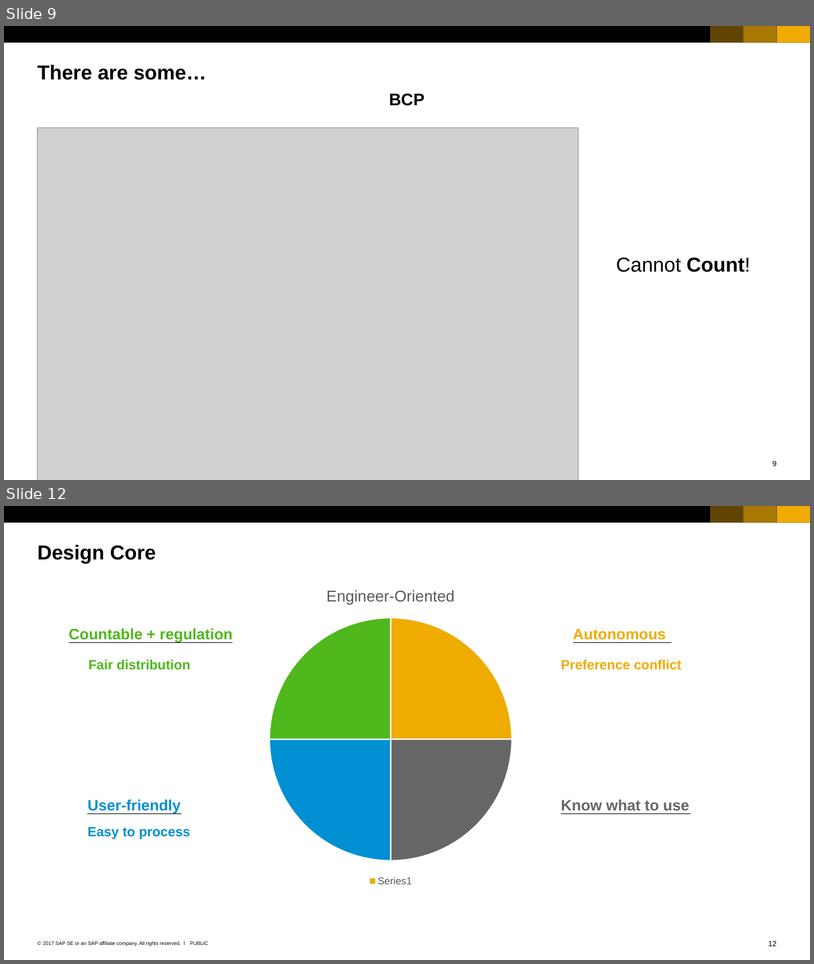
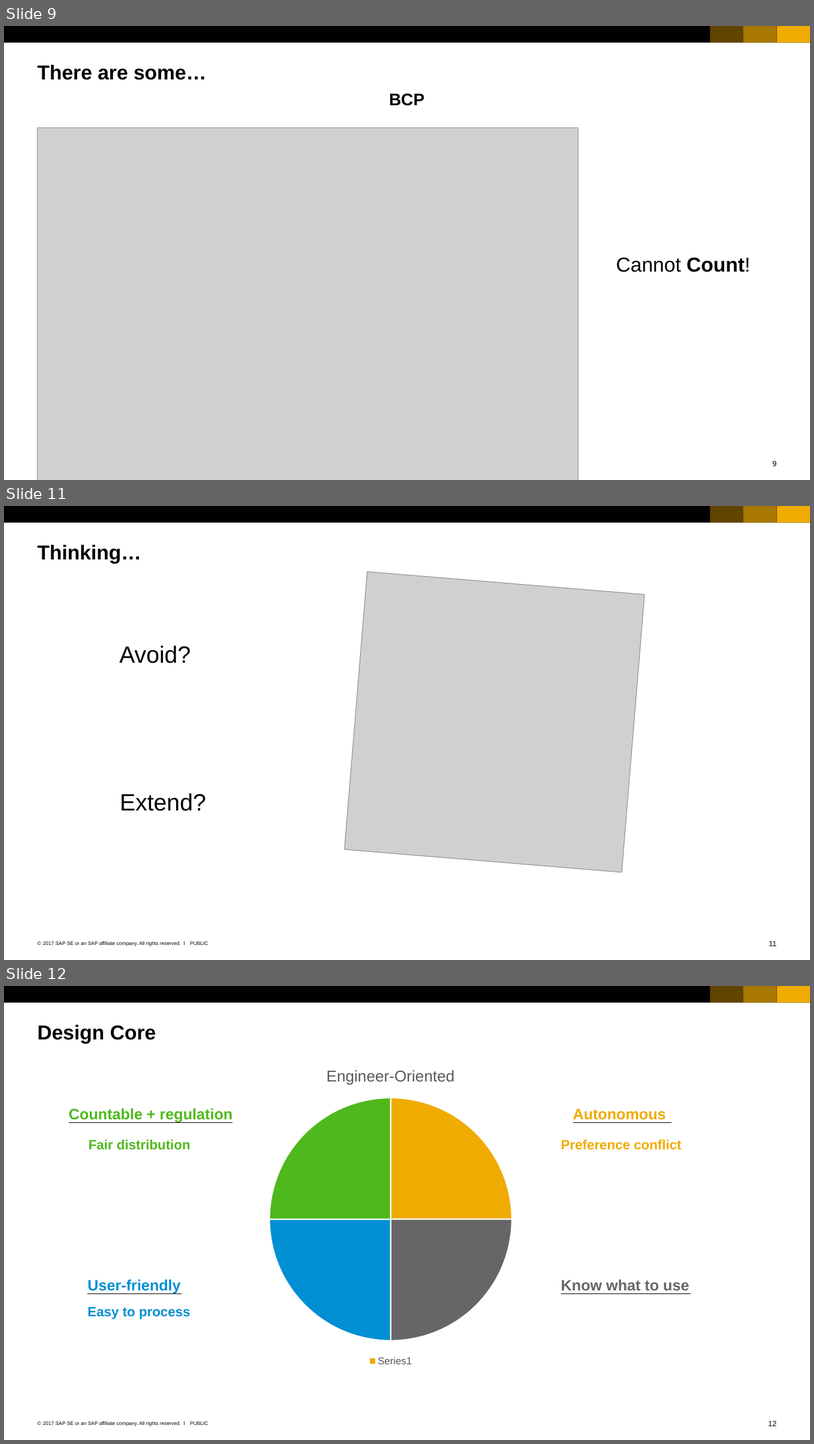
Before and after one commit to Ahaan17Saroch/Queue-Manager-Cloud-Dispatcher, a slide deck: SAP_2017_16x9_black_and_white.pptx. Shown one above the other, each under a label of ours: slides 9 and 12 before the commit, slides 9, 11 and 12 after it; the slides between them are not shown. The pictures are 814x964 and 814x1444 pixels, drawn with LibreOffice and Linux fonts; fonts in the diff are those of the drawing; grey boxes stand for pictures. Boxes give left, top, right and bottom in pixels: in the first picture for what was removed or moved away, otherwise in the second. Text is boxed around its words. In the diff, an @@ line names an element or a change of style, - is before the commit and + after.

```diff
--- a/SAP_2017_16x9_black_and_white.pptx
+++ b/SAP_2017_16x9_black_and_white.pptx
@@ slide 11 added at box(4, 506, 810, 960), background #FFFFFF; not listed: 7 template elements that a slide beside it also shows @@
@@ title added at box(38, 544, 141, 564), 24 pt, text #000000, bold @@
+Thinking…
@@ picture added at box(344, 572, 644, 872) @@
@@ text added at box(119, 645, 191, 663), 28 pt, text #000000 @@
+Avoid?
@@ text added at box(120, 793, 206, 811), 28 pt, text #000000 @@
+Extend?
```
Also in this commit, not shown: 2 slides changed, 4 other slides added, 10 slides removed, 25 other files.
